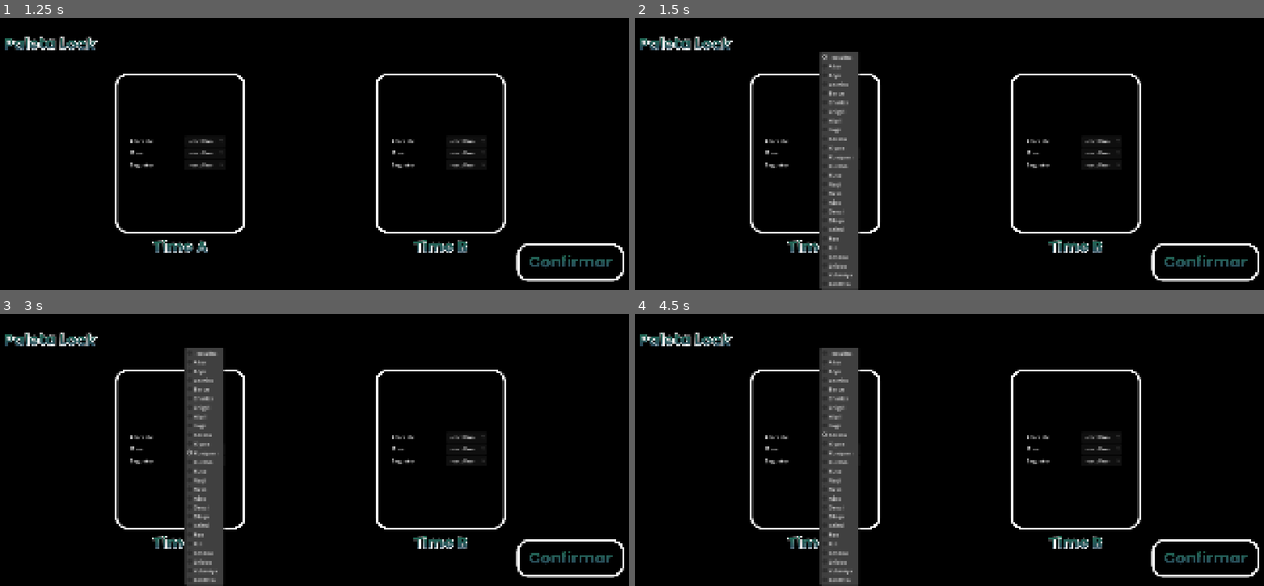
Above: before the commit, frames 1-4 (two rows, left to right).
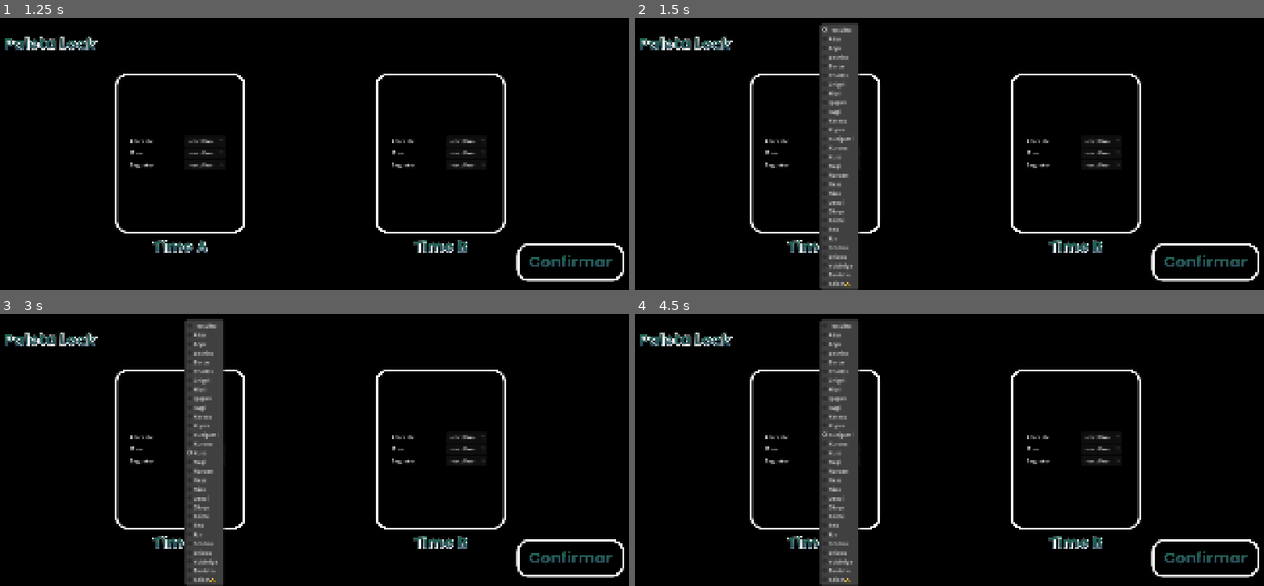
Above: after the commit, the same moments.

Repository: Icrowsz/BlueLock
Game: Godot game, scene res://cenas/TelaInicio.tscn
Same seed, same stepped clock (60 frames per second), same inputs: the game is played once before the commit and once after it.
Inputs (mouse positions are in pixels of both pictures, inside the frame that each line leads up to):
- Up to frame 1 (1.25 s): click (308, 154) at 0.5 s
- Up to frame 2 (1.5 s): click "- escolha -" at 1.25 s
- Up to frame 3 (3 s): click "- escolha -" at 2 s; click (207, 436) at 2.75 s, where only the run before the commit has a clickable "Kunigami"
- Up to frame 4 (4.5 s): click (842, 436) at 3.5 s, where only the run after the commit has a clickable "Kuso"; click (842, 436) at 4.25 s, where only the run before the commit has a clickable "Karasu"

Frame 1 is identical in both runs. In frame 2, 1.2% of the frame differs, in the area x 29-36%, y 1-99%; in frame 3, 1.2%; in frame 4, 1.2%.

Commit message:
kaiserrr
o kaiser e o rin?

Diff:
--- a/bluelockpaletas/cenas/Campo.tscn
+++ b/bluelockpaletas/cenas/Campo.tscn
@@ -11,6 +11,8 @@
 [ext_resource type="PackedScene" uid="uid://4ydlbe37pwns" path="res://cenas/UiMenuEscolha.tscn" id="7_v3s62"]
 [ext_resource type="Script" uid="uid://b3dhnhqui1wpv" path="res://codigos/UIMensagem.gd" id="8_5pgv7"]
 [ext_resource type="Script" uid="uid://dntj5x3p225d8" path="res://codigos/UITurno.gd" id="8_57jda"]
+[ext_resource type="PackedScene" uid="uid://3my21isfjrtk" path="res://personagens/Kaiser.tscn" id="12_lntrm"]
+[ext_resource type="PackedScene" uid="uid://bhdpyv2gwndxj" path="res://personagens/Kiyora.tscn" id="13_v0bld"]
 
 [sub_resource type="RectangleShape2D" id="RectangleShape2D_237nx"]
 size = Vector2(1920, 72)
@@ -251,7 +253,7 @@
 offset_bottom = 496.0
 
 [node name="Bola" parent="." unique_id=134841203 instance=ExtResource("2_6v1fn")]
-position = Vector2(320, 408)
+position = Vector2(930, 648)
 
 [node name="Placar" type="CanvasLayer" parent="." unique_id=1483574033]
 script = ExtResource("5_03kpf")
@@ -349,3 +351,9 @@
 theme_override_font_sizes/font_size = 13
 horizontal_alignment = 1
 vertical_alignment = 1
+
+[node name="Kaiser" parent="." unique_id=755908930 instance=ExtResource("12_lntrm")]
+position = Vector2(175.99997, 405)
+
+[node name="Kiyora" parent="." unique_id=1645628477 instance=ExtResource("13_v0bld")]
+position = Vector2(904, 696)
--- a/bluelockpaletas/codigos/Botao.gd
+++ b/bluelockpaletas/codigos/Botao.gd
@@ -7,7 +7,7 @@
 ## "extends Botao" (ex: Isagi.gd), e sobrescreve nome_habilidade(),
 ## pode_usar_habilidade() e usar_habilidade().
 
-@export var forca_maxima: float = 500.0
+@export var forca_maxima: float = 800.0
 @export var distancia_maxima_arrasto: float = 150.0
 @export var multiplicador_forca: float = 6.0
 @export var raio_clique: float = 40.0
@@ -40,7 +40,10 @@
 ## "disponivel" (bool)}. "disponivel" começa false e vira true na
 ## próxima troca de turno — é isso que garante que a habilidade
 ## concedida só pode ser usada "no próximo turno", nunca no mesmo turno
-## em que foi concedida.
+## em que foi concedida. Exceção: conceder_habilidade() aceita
+## "disponivel_imediatamente" pra pular essa espera quando a concessão
+## faz parte de uma jogada em cadeia que precisa continuar NO MESMO
+## turno (ex: Knie Dich Hin do Kaiser).
 var habilidades_concedidas: Array = []
 
 ## Ações de movimento BÔNUS, pessoais deste botão específico — diferente
@@ -560,10 +563,17 @@
 	executar_habilidade_propria(nome)
 
 
-func conceder_habilidade(nome: String, executar: Callable, custa_acao: bool = false, turnos_para_expirar: int = -1) -> void:
+func conceder_habilidade(nome: String, executar: Callable, custa_acao: bool = false, turnos_para_expirar: int = -1, disponivel_imediatamente: bool = false) -> void:
 	# empresta uma habilidade TEMPORÁRIA (uso único) a este botão, vinda
-	# de outro personagem. Só fica disponível a partir da PRÓXIMA troca
-	# de turno (nunca no mesmo turno em que foi concedida).
+	# de outro personagem. Por padrão, só fica disponível a partir da
+	# PRÓXIMA troca de turno (nunca no mesmo turno em que foi concedida)
+	# — isso evita combos "instantâneos" indesejados na maioria dos casos.
+	#
+	# "disponivel_imediatamente": true pula essa espera e libera a
+	# habilidade JÁ NESTE turno. Use só quando a concessão é parte de
+	# uma jogada em cadeia que PRECISA continuar no mesmo turno pra
+	# fazer sentido (ex: Knie Dich Hin do Kaiser — o aliado ganha a ação
+	# bônus e a habilidade juntos, e a ideia é usar os dois na hora).
 	#
 	# Só pode existir UMA concessão pendente do mesmo nome por vez neste
 	# botão — se já tiver uma, a nova é ignorada (não acumula).
@@ -578,7 +588,7 @@
 		"nome": nome,
 		"executar": executar,
 		"custa_acao": custa_acao,
-		"disponivel": false,
+		"disponivel": disponivel_imediatamente,
 		"turnos_para_expirar": turnos_para_expirar,
 	})
 
@@ -648,7 +658,8 @@
 
 	# qualquer habilidade concedida ainda pendente passa a ficar
 	# disponível a partir daqui — ela só não podia ser usada no MESMO
-	# turno em que foi concedida. As com prazo de expiração são
+	# turno em que foi concedida (a menos que tenha sido criada com
+	# disponivel_imediatamente = true). As com prazo de expiração são
 	# removidas sozinhas se ninguém usar a tempo.
 	for i in range(habilidades_concedidas.size() - 1, -1, -1):
 		var c = habilidades_concedidas[i]
--- /dev/null
+++ b/bluelockpaletas/codigos/Igaguri.gd
@@ -0,0 +1,104 @@
+extends Botao
+class_name Igaguri
+
+## Igaguri
+##
+## Personagem simples: as duas habilidades só escolhem um inimigo BEM
+## PRÓXIMO (distância simples a partir do próprio Igaguri — não o
+## AreaAlcance, que é só pra detectar a bola) e aplicam um bloqueio já
+## pronto na classe base, sem nenhuma lógica nova:
+##
+## - Malicia: aplicar_bloqueio_habilidade() no alvo por 3 turnos —
+##   ele fica sem poder usar NENHUMA habilidade própria ou concedida
+##   nesse período. Cooldown de 5 turnos a partir do uso.
+##
+## - Dharma Chains: aplicar_bloqueio_movimento() no alvo por 3 turnos —
+##   ele fica sem poder se deslocar (arrastar) nesse período. Cooldown
+##   de 5 turnos a partir do uso.
+
+@export_group("Malicia")
+@export var alcance_malicia: float = 150.0
+@export var duracao_bloqueio_malicia: int = 3
+@export var cooldown_malicia: int = 6
+
+@export_group("Dharma Chains")
+@export var alcance_dharma_chains: float = 150.0
+@export var duracao_bloqueio_dharma_chains: int = 3
+@export var cooldown_dharma_chains: int = 6
+
+const NOME_MALICIA := "Malicia"
+const NOME_DHARMA_CHAINS := "Dharma Chains"
+
+
+func habilidades_proprias() -> Array[String]:
+	return [NOME_MALICIA, NOME_DHARMA_CHAINS]
+
+
+func _requisito_extra_propria(nome: String) -> String:
+	if nome == NOME_MALICIA and not _existe_inimigo_no_alcance(alcance_malicia):
+		return "Nenhum inimigo próximo o bastante para usar %s!" % NOME_MALICIA
+	if nome == NOME_DHARMA_CHAINS and not _existe_inimigo_no_alcance(alcance_dharma_chains):
+		return "Nenhum inimigo próximo o bastante para usar %s!" % NOME_DHARMA_CHAINS
+	return ""
+
+
+func executar_habilidade_propria(nome: String) -> void:
+	match nome:
+		NOME_MALICIA:
+			_iniciar_malicia()
+			iniciar_cooldown(nome, cooldown_malicia)
+		NOME_DHARMA_CHAINS:
+			_iniciar_dharma_chains()
+			iniciar_cooldown(nome, cooldown_dharma_chains)
+
+
+## --- Malicia ---
+
+func _iniciar_malicia() -> void:
+	SelecaoAlvo.pedir_alvo(self, func(alvo: Botao) -> void:
+		_confirmar_malicia(alvo)
+	, "Escolha o inimigo alvo da Malicia")
+
+
+func _confirmar_malicia(alvo: Botao) -> void:
+	if not _eh_inimigo_valido(alvo, alcance_malicia):
+		return
+
+	alvo.aplicar_bloqueio_habilidade(duracao_bloqueio_malicia)
+	Eventos.mensagem_solicitada.emit("Malicia! As habilidades de %s ficaram bloqueadas por %d turno(s)." % [alvo.name, duracao_bloqueio_malicia])
+
+
+## --- Dharma Chains ---
+
+func _iniciar_dharma_chains() -> void:
+	SelecaoAlvo.pedir_alvo(self, func(alvo: Botao) -> void:
+		_confirmar_dharma_chains(alvo)
+	, "Escolha o inimigo alvo do Dharma Chains")
+
+
+func _confirmar_dharma_chains(alvo: Botao) -> void:
+	if not _eh_inimigo_valido(alvo, alcance_dharma_chains):
+		return
+
+	alvo.aplicar_bloqueio_movimento(duracao_bloqueio_dharma_chains)
+	Eventos.mensagem_solicitada.emit("Dharma Chains! O deslocamento de %s ficou bloqueado por %d turno(s)." % [alvo.name, duracao_bloqueio_dharma_chains])
+
+
+## --- Compartilhado ---
+
+func _existe_inimigo_no_alcance(alcance: float) -> bool:
+	for nodo in get_tree().get_nodes_in_group("botoes"):
+		var botao := nodo as Botao
+		if botao and botao != self and botao.time != time and global_position.distance_to(botao.global_position) <= alcance:
+			return true
+	return false
+
+
+func _eh_inimigo_valido(alvo: Botao, alcance: float) -> bool:
+	if alvo == self or alvo.time == time:
+		Eventos.mensagem_solicitada.emit("Escolha um INIMIGO, não um aliado!")
+		return false
+	if global_position.distance_to(alvo.global_position) > alcance:
+		Eventos.mensagem_solicitada.emit("Esse alvo não está próximo o bastante!")
+		return false
+	return true
--- /dev/null
+++ b/bluelockpaletas/codigos/Kaiser.gd
@@ -0,0 +1,207 @@
+extends Botao
+class_name Kaiser
+
+## Kaiser
+##
+## Primeiro personagem com 3 habilidades ativas.
+##
+## - Kaiser Impact: chute muito forte, mirando automaticamente no gol
+##   inimigo. A bola perde a colisão com QUALQUER botão (dos dois
+##   times) por um instante logo no início da trajetória — reaproveita
+##   ativar_intangivel_para_botoes(), a mesma base do Bee Shot do
+##   Bachira. Cooldown de 6 turnos.
+##
+## - Beinschuss: chute mais fraco que o Impact, também mirando no gol,
+##   mas que ignora colisão com TODO o time do Kaiser (reaproveita
+##   receber_chute_curvo com intensidade de curva 0 — vira uma linha
+##   reta, mas mantém o "ignora aliados"). Como o próprio Kaiser faz
+##   parte desse time, ele entra automaticamente nessa exceção — é
+##   isso que permite o chute "de costas" sem precisar de nenhuma
+##   lógica extra pra ignorar a si mesmo. Cooldown de 7 turnos.
+##
+## - Emperor Route: avanço em formato de V esticado em direção da bola
+##   — dois trechos de movimento suave encadeados (o "vértice" do V,
+##   depois o ponto final), sem gastar ação de movimento nenhuma (é
+##   scriptado, não usa o arrasto normal). NERF: tem um alcance máximo
+##   (alcance_emperor_route) — se a bola estiver mais perto que isso, o
+##   avanço vai exatamente até ela (adaptativo); se estiver mais longe,
+##   Kaiser avança só até onde o alcance permite, na direção da bola,
+##   sem necessariamente chegar nela. Ao terminar:
+##     - se a bola ficou no alcance do PRÓPRIO Kaiser: ganha uma ação
+##       de habilidade extra pra ele mesmo.
+##     - senão, se algum ALIADO estiver com a bola no alcance: esse
+##       aliado ganha uma ação de habilidade extra PRA ELE e a
+##       habilidade concedida Knie Dich Hin (um passe padrão em direção
+##       a Kaiser, pago pela própria ação extra que acabou de ganhar).
+##     - senão, não acontece nada além do avanço em si.
+##   Cooldown de 7 turnos.
+
+@export_group("Kaiser Impact")
+@export var forca_kaiser_impact: float = 260.0
+@export var duracao_intangivel_kaiser_impact: float = 0.3  ## janela sem colisão nenhuma, só no início da trajetória
+@export var cooldown_kaiser_impact: int = 6
+
+@export_group("Beinschuss")
+@export var forca_beinschuss: float = 225.0  ## mais fraco que o Impact, de propósito
+@export var duracao_beinschuss: float = 1.0
+@export var cooldown_beinschuss: int = 7
+
+@export_group("Emperor Route")
+@export var alcance_emperor_route: float = 500.0  ## distância MÁXIMA do avanço — se a bola estiver mais longe que isso, Kaiser para no meio do caminho, sem alcançá-la
+@export var fracao_apex_emperor_route: float = 0.5  ## a que fração da distância PERCORRIDA (já limitada pelo alcance) fica o "vértice" do V
+@export var largura_v_emperor_route: float = 90.0  ## o quanto o V se abre pro lado — "esticado" de propósito
+@export var duracao_trecho_emperor_route: float = 0.22  ## duração de CADA um dos dois trechos do V
+@export var cooldown_emperor_route: int = 7
+
+@export_group("Knie Dich Hin (concedida)")
+@export var forca_knie_dich_hin: float = 120.0  ## "passe padrão" — nem curto nem longo
+@export var turnos_para_expirar_knie_dich_hin: int = 3
+
+const NOME_KAISER_IMPACT := "Kaiser Impact"
+const NOME_BEINSCHUSS := "Beinschuss"
+const NOME_EMPEROR_ROUTE := "Emperor Route"
+const NOME_KNIE_DICH_HIN := "Knie Dich Hin"
+
+
+func habilidades_proprias() -> Array[String]:
+	return [NOME_KAISER_IMPACT, NOME_BEINSCHUSS, NOME_EMPEROR_ROUTE]
+
+
+func _requisito_extra_propria(nome: String) -> String:
+	if nome in [NOME_KAISER_IMPACT, NOME_BEINSCHUSS] and bola_no_alcance == null:
+		return "A bola precisa estar por perto para usar %s!" % nome
+	return ""
+
+
+func executar_habilidade_propria(nome: String) -> void:
+	match nome:
+		NOME_KAISER_IMPACT:
+			_executar_kaiser_impact()
+			iniciar_cooldown(nome, cooldown_kaiser_impact)
+		NOME_BEINSCHUSS:
+			_executar_beinschuss()
+			iniciar_cooldown(nome, cooldown_beinschuss)
+		NOME_EMPEROR_ROUTE:
+			_executar_emperor_route()
+			iniciar_cooldown(nome, cooldown_emperor_route)
+
+
+## --- Kaiser Impact ---
+
+func _executar_kaiser_impact() -> void:
+	var bola := bola_no_alcance
+	if not bola:
+		return
+
+	var gol := encontrar_gol_inimigo()
+	if not gol:
+		return
+
+	bola.ativar_intangivel_para_botoes(duracao_intangivel_kaiser_impact)
+
+	var direcao := gol.ponto_para_mira() - bola.global_position
+	direcao = direcao.normalized() if direcao.length() > 1.0 else Vector2.RIGHT
+	bola.receber_chute_teleguiado(direcao, forca_kaiser_impact)
+
+	Eventos.mensagem_solicitada.emit("Kaiser Impact! A bola sai sem colisão nenhuma no início da trajetória.")
+
+
+## --- Beinschuss ---
+
+func _executar_beinschuss() -> void:
+	var bola := bola_no_alcance
+	if not bola:
+		return
+
+	var gol := encontrar_gol_inimigo()
+	if not gol:
+		return
+
+	# intensidade_curva = 0.0 -> sai reto, mas MANTÉM o "ignora colisão
+	# com todo o time do chutador" do receber_chute_curvo — Kaiser
+	# também é desse time, então já sai incluído sozinho na exceção
+	bola.receber_chute_curvo(gol.ponto_para_mira(), forca_beinschuss, time, 0.0, duracao_beinschuss, false)
+	Eventos.mensagem_solicitada.emit("Beinschuss! Kaiser acerta o chute mesmo de costas pra bola.")
+
+
+## --- Emperor Route ---
+
+func _executar_emperor_route() -> void:
+	var bola := encontrar_bola()
+	if not bola:
+		return
+
+	var origem := global_position
+	var direcao := bola.global_position - origem
+	direcao = direcao.normalized() if direcao.length() > 1.0 else Vector2.RIGHT
+	var perpendicular := Vector2(-direcao.y, direcao.x)
+	var lado := 1.0 if randf() < 0.5 else -1.0
+
+	# NERF: o avanço tem alcance máximo. Se a bola estiver mais perto
+	# que isso, percorre a distância exata até ela (adaptativo); se
+	# estiver mais longe, percorre só até o limite do alcance, na
+	# mesma direção — sem necessariamente alcançar a bola.
+	var distancia_ate_bola := origem.distance_to(bola.global_position)
+	var distancia_percorrida := minf(distancia_ate_bola, alcance_emperor_route)
+
+	var ponto_apex := origem + direcao * (distancia_percorrida * fracao_apex_emperor_route) + perpendicular * largura_v_emperor_route * lado
+	var ponto_final := origem + direcao * distancia_percorrida
+
+	Eventos.mensagem_solicitada.emit("Emperor Route! Kaiser avança em V em direção à bola.")
+
+	MovimentoSuave.mover(self, ponto_apex, duracao_trecho_emperor_route)
+
+	var primeiro_trecho := get_tree().create_timer(duracao_trecho_emperor_route)
+	primeiro_trecho.timeout.connect(func() -> void:
+		if not is_instance_valid(self):
+			return
+
+		MovimentoSuave.mover(self, ponto_final, duracao_trecho_emperor_route)
+
+		var segundo_trecho := get_tree().create_timer(duracao_trecho_emperor_route)
+		segundo_trecho.timeout.connect(_resolver_emperor_route)
+	)
+
+
+func _resolver_emperor_route() -> void:
+	if bola_no_alcance != null:
+		conceder_acao_habilidade_extra(1)
+		Eventos.mensagem_solicitada.emit("Emperor Route encontrou a bola! Kaiser ganhou uma ação de habilidade extra.")
+		return
+
+	var aliado := _aliado_com_bola_no_alcance()
+	if aliado:
+		aliado.conceder_acao_habilidade_extra(1)
+		# disponivel_imediatamente = true: senão a habilidade concedida só
+		# valeria a partir do PRÓXIMO turno (comportamento padrão de
+		# conceder_habilidade), e a ação bônus que acabamos de dar ficaria
+		# sem nenhuma habilidade concedida pra usar até lá — a jogada
+		# inteira do Emperor Route precisa se resolver NESTE turno
+		aliado.conceder_habilidade(NOME_KNIE_DICH_HIN, func() -> void:
+			_executar_knie_dich_hin(aliado)
+		, true, turnos_para_expirar_knie_dich_hin, true)
+		Eventos.mensagem_solicitada.emit("Emperor Route não achou a bola, mas %s está com ela — ganhou uma ação extra e o Knie Dich Hin!" % aliado.name)
+		return
+
+	Eventos.mensagem_solicitada.emit("Emperor Route terminou sem encontrar a bola nem um aliado com ela por perto.")
+
+
+func _aliado_com_bola_no_alcance() -> Botao:
+	for nodo in get_tree().get_nodes_in_group("botoes"):
+		var botao := nodo as Botao
+		if botao and botao != self and botao.time == time and botao.bola_no_alcance != null:
+			return botao
+	return null
+
+
+func _executar_knie_dich_hin(aliado: Botao) -> void:
+	var bola := aliado.bola_no_alcance
+	if not bola:
+		Eventos.mensagem_solicitada.emit("Knie Dich Hin! A bola não estava mais com %s." % aliado.name)
+		return
+
+	var direcao := global_position - bola.global_position
+	direcao = direcao.normalized() if direcao.length() > 1.0 else Vector2.RIGHT
+	bola.receber_chute_teleguiado(direcao, forca_knie_dich_hin)
+
+	Eventos.mensagem_solicitada.emit("Knie Dich Hin! %s faz o passe padrão em direção a Kaiser." % aliado.name)
--- /dev/null
+++ b/bluelockpaletas/codigos/Nanase.gd
@@ -0,0 +1,102 @@
+extends Botao
+class_name Nanase
+
+## Nanase
+##
+## - Ambidexterity: chute comum (reto, mirando automaticamente no gol
+##   inimigo — mesma base do Chute Direto), mas que ignora colisão só
+##   com o PRÓPRIO Nanase durante um instante depois do chute — não com
+##   o resto do time, diferente do Curve Shot do Rin (que ignora TODOS
+##   os aliados). É uma exceção de colisão bem mais cirúrgica: evita só
+##   que o corpo dele mesmo esbarre/desvie a própria bola logo depois de
+##   chutar. Cooldown de 6 turnos.
+##
+## - Lynchpin: passe comum e CURTO (força bem menor que o normal) pra
+##   um aliado escolhido — chute físico de verdade (receber_chute_teleguiado),
+##   então totalmente interceptável, sem nenhuma proteção especial.
+##   Cooldown de 6 turnos.
+
+@export_group("Ambidexterity")
+@export var forca_ambidexterity: float = 200.0
+@export var duracao_ignorar_proprio_ambidexterity: float = 0.6  ## por quanto tempo a bola ignora colisão com o próprio Nanase depois do chute
+@export var cooldown_ambidexterity: int = 6
+
+@export_group("Lynchpin")
+@export var forca_lynchpin: float = 90.0  ## bem menor que um passe longo — é um passe CURTO de propósito
+@export var cooldown_lynchpin: int = 6
+
+const NOME_AMBIDEXTERITY := "Ambidexterity"
+const NOME_LYNCHPIN := "Lynchpin"
+
+
+func habilidades_proprias() -> Array[String]:
+	return [NOME_AMBIDEXTERITY, NOME_LYNCHPIN]
+
+
+func _requisito_extra_propria(nome: String) -> String:
+	if nome in [NOME_AMBIDEXTERITY, NOME_LYNCHPIN] and bola_no_alcance == null:
+		return "A bola precisa estar por perto para usar %s!" % nome
+	return ""
+
+
+func executar_habilidade_propria(nome: String) -> void:
+	match nome:
+		NOME_AMBIDEXTERITY:
+			_executar_ambidexterity()
+			iniciar_cooldown(nome, cooldown_ambidexterity)
+		NOME_LYNCHPIN:
+			_iniciar_lynchpin()
+			iniciar_cooldown(nome, cooldown_lynchpin)
+
+
+## --- Ambidexterity ---
+
+func _executar_ambidexterity() -> void:
+	var bola := bola_no_alcance
+	if not bola:
+		return
+
+	var gol := encontrar_gol_inimigo()
+	if not gol:
+		return
+
+	# exceção de colisão só com ELE MESMO (não com o time todo, ver
+	# comentário no topo do arquivo) — removida sozinha depois de
+	# duracao_ignorar_proprio_ambidexterity segundos
+	bola.add_collision_exception_with(self)
+	var temporizador := get_tree().create_timer(duracao_ignorar_proprio_ambidexterity)
+	temporizador.timeout.connect(func() -> void:
+		if is_instance_valid(bola):
+			bola.remove_collision_exception_with(self)
+	)
+
+	var direcao := gol.ponto_para_mira() - bola.global_position
+	direcao = direcao.normalized() if direcao.length() > 1.0 else Vector2.RIGHT
+	bola.receber_chute_teleguiado(direcao, forca_ambidexterity)
+
+	Eventos.mensagem_solicitada.emit("Ambidexterity! Nanase chuta sem risco de esbarrar na própria bola.")
+
+
+## --- Lynchpin ---
+
+func _iniciar_lynchpin() -> void:
+	SelecaoAlvo.pedir_alvo(self, func(alvo: Botao) -> void:
+		_confirmar_lynchpin(alvo)
+	, "Escolha o aliado do Lynchpin")
+
+
+func _confirmar_lynchpin(alvo: Botao) -> void:
+	if alvo == self or alvo.time != time:
+		Eventos.mensagem_solicitada.emit("Escolha um companheiro de time como alvo!")
+		return
+
+	var bola := bola_no_alcance
+	if not bola:
+		Eventos.mensagem_solicitada.emit("A bola não está mais por perto — Lynchpin cancelado.")
+		return
+
+	var direcao := alvo.global_position - bola.global_position
+	direcao = direcao.normalized() if direcao.length() > 1.0 else Vector2.RIGHT
+	bola.receber_chute_teleguiado(direcao, forca_lynchpin)
+
+	Eventos.mensagem_solicitada.emit("Lynchpin! Passe curto enviado pra %s — pode ser interceptado." % alvo.name)
--- a/bluelockpaletas/codigos/Personagens.gd
+++ b/bluelockpaletas/codigos/Personagens.gd
@@ -17,6 +17,7 @@
 	"Charles": preload("res://personagens/Charles.tscn"),
 	"Chigiri": preload("res://personagens/Chigiri.tscn"),
 	"Hiori": preload("res://personagens/Hiori.tscn"),
+	"Igaguri": preload("res://personagens/Igaguri.tscn"),
 	"Isagi": preload("res://personagens/Isagi.tscn"),
 	"Karasu": preload("res://personagens/Karasu.tscn"),
 	"Kiyora": preload("res://personagens/Kiyora.tscn"),
@@ -24,6 +25,7 @@
 	"Kurona": preload("res://personagens/Kurona.tscn"),
 	"Kuso": preload("res://personagens/Kuso.tscn"),
 	"Nagi": preload("res://personagens/Nagi.tscn"),
+	"Nanase": preload("res://personagens/Nanase.tscn"),
 	"Ness": preload("res://personagens/Ness.tscn"),
 	"Niko": preload("res://personagens/Niko.tscn"),
 	"Onazi": preload("res://personagens/Onazi.tscn"),
@@ -35,6 +37,7 @@
 	"Shidou": preload("res://personagens/Shidou.tscn"),
 	"Yukimiya": preload("res://personagens/Yukimiya.tscn"),
 	"Zantetsu": preload("res://personagens/Zantetsu.tscn"),
+	"Kaiser💫": preload("res://personagens/Kaiser.tscn"),
 }
 
 
--- a/bluelockpaletas/personagens/Igaguri.tscn
+++ b/bluelockpaletas/personagens/Igaguri.tscn
@@ -2,8 +2,16 @@
 
 [ext_resource type="PackedScene" uid="uid://njpx7anwwcn" path="res://personagens/Botao.tscn" id="1_y6rgs"]
 [ext_resource type="Texture2D" uid="uid://dnx0lfoynhjcm" path="res://imagens/CVigaguri.png" id="2_2qvho"]
+[ext_resource type="Script" uid="uid://cyq3nv4ij2y38" path="res://codigos/Igaguri.gd" id="2_usdcr"]
 
 [node name="Igaguri" unique_id=755908930 instance=ExtResource("1_y6rgs")]
+script = ExtResource("2_usdcr")
+alcance_malicia = 150.0
+duracao_bloqueio_malicia = 3
+cooldown_malicia = 6
+alcance_dharma_chains = 150.0
+duracao_bloqueio_dharma_chains = 3
+cooldown_dharma_chains = 6
 
 [node name="Sprite2D" parent="." index="0" unique_id=2039803516]
 scale = Vector2(0.094, 0.094)
--- /dev/null
+++ b/bluelockpaletas/personagens/Kaiser.tscn
@@ -0,0 +1,25 @@
+[gd_scene format=3 uid="uid://3my21isfjrtk"]
+
+[ext_resource type="PackedScene" uid="uid://njpx7anwwcn" path="res://personagens/Botao.tscn" id="1_mn41s"]
+[ext_resource type="Script" uid="uid://cxjjux3o23f4d" path="res://codigos/Kaiser.gd" id="2_v8yj8"]
+[ext_resource type="Texture2D" uid="uid://cn3pwanbxxha5" path="res://imagens/CVkaiser.png" id="2_vg7jc"]
+
+[node name="Kaiser" unique_id=755908930 instance=ExtResource("1_mn41s")]
+script = ExtResource("2_v8yj8")
+forca_kaiser_impact = 260.0
+duracao_intangivel_kaiser_impact = 0.3
+cooldown_kaiser_impact = 6
+forca_beinschuss = 225.0
+duracao_beinschuss = 1.0
+cooldown_beinschuss = 7
+alcance_emperor_route = 500.0
+fracao_apex_emperor_route = 0.5
+largura_v_emperor_route = 90.0
+duracao_trecho_emperor_route = 0.22
+cooldown_emperor_route = 7
+forca_knie_dich_hin = 120.0
+turnos_para_expirar_knie_dich_hin = 3
+
+[node name="Sprite2D" parent="." index="0" unique_id=2039803516]
+scale = Vector2(0.095, 0.095)
+texture = ExtResource("2_vg7jc")
--- /dev/null
+++ b/bluelockpaletas/personagens/Nanase.tscn
@@ -0,0 +1,18 @@
+[gd_scene format=3 uid="uid://dn3ec0l2e6coc"]
+
+[ext_resource type="PackedScene" uid="uid://njpx7anwwcn" path="res://personagens/Botao.tscn" id="1_wl2io"]
+[ext_resource type="Texture2D" uid="uid://6yh5jhooude0" path="res://imagens/CVnanase.png" id="2_4wbk8"]
+[ext_resource type="Script" uid="uid://cbeu500spv51s" path="res://codigos/Nanase.gd" id="2_n1pdf"]
+
+[node name="Nanase" unique_id=755908930 instance=ExtResource("1_wl2io")]
+script = ExtResource("2_n1pdf")
+forca_ambidexterity = 200.0
+duracao_ignorar_proprio_ambidexterity = 0.6
+cooldown_ambidexterity = 6
+forca_lynchpin = 90.0
+cooldown_lynchpin = 6
+cor_mira_padrao = Color(0.6431373, 0.78431374, 0.92156863, 0.78431374)
+
+[node name="Sprite2D" parent="." index="0" unique_id=2039803516]
+scale = Vector2(0.093, 0.093)
+texture = ExtResource("2_4wbk8")
Not shown, added: bluelockpaletas/codigos/Igaguri.gd.uid
Not shown, added: bluelockpaletas/codigos/Kaiser.gd.uid
Not shown, added: bluelockpaletas/codigos/Nanase.gd.uid
Binary file added: bluelockpaletas/imagens/CVkaiser.png
Not shown, added: bluelockpaletas/imagens/CVkaiser.png.import
